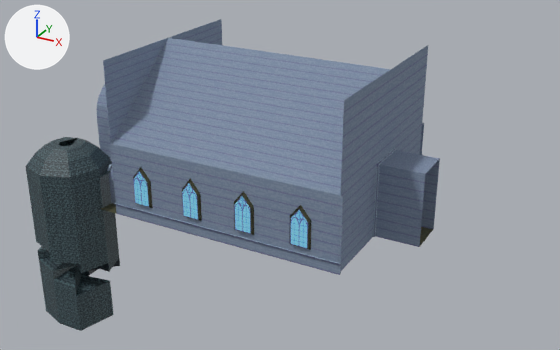
The Blender file env/ctcmb/ch/Church.blend as it was, and as the next commit left it.
Camera for both pictures: a 50 mm lens placed at (21.6, -37.8, 20.8), pointed at (1.1, -0.5, 2.1). The lights are fixed; the arrows at upper left show +X, +Y and +Z.

The scene before the commit, as lines of its bpy script (objects in view):
```python
ob_arch_001 = bpy.data.objects.new('Arch.001', me_cube_006)
ob_arch_001.location = (7.5, 0.0, 0.0)
ob_church = bpy.data.objects.new('Church', me_plane)
ob_church.location = (0.0, 0.0, 0.0)
ob_cube = bpy.data.objects.new('Cube', me_cube_007)
ob_cube.location = (0.0, 0.0, 0.0)
ob_doorway = bpy.data.objects.new('Doorway', me_plane_002)
ob_doorway.location = (0.0, 0.0, 0.0)
ob_stairs = bpy.data.objects.new('Stairs', me_cylinder_001)
ob_stairs.location = (-10.7, -5.8, 0.0)
ob_stairs.rotation_euler = (0.0, 0.0, 1.571)  # degrees (0, 0, 90)
ob_stairs.scale = (4.8, 4.8, 4.8)
ob_window = bpy.data.objects.new('window', me_plane_003)
ob_window.location = (5.3, -6.03, 2.23)
# also in view: 'Top' at (-10.7, -5.8, 1.9)
```
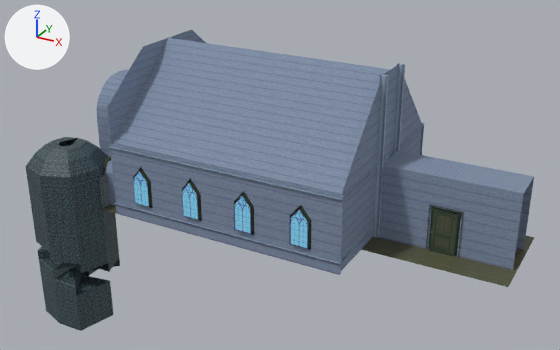
Boxes [x1, y1, x2, y2] around the edits, measured in the pictures (560 x 350 px; the box of a moved part takes in the faces that stretch with it):
'Church', reshaped (28% wider): before [97, 19, 440, 275]; after [97, 30, 535, 287]
'window', reshaped: [133, 167, 312, 250] in both
'EnterArch', now drawn (blue): after [373, 63, 405, 238]
'Doors', added (black): after [426, 205, 463, 257]
    faces in mat_res___env_ctcmb_mat_wood_ch_door_material (picture img_door_png): [429, 209, 459, 256]
    faces in mat_res___env_ctcmb_mat_wood_ch_trim_green_material (picture img_wood_frame_png): [426, 205, 463, 257]
'WallTrim.001', now drawn (blue): after [109, 123, 423, 200]
'Doorway', reshaped: before [107, 164, 140, 204]; after [103, 157, 116, 206]
'Arch.001', no longer drawn: before [373, 148, 396, 237]
part 1 of me_plane, added (blue): after [379, 151, 534, 270]
part 2 of me_plane, moved or reshaped: before [375, 150, 440, 247]; after [361, 151, 535, 287]
part 3 of me_plane, deleted (blue): before [341, 45, 428, 196]
part 4 of me_plane, deleted (blue): before [103, 19, 222, 107]
part 5 of me_plane_002, moved or reshaped: before [107, 164, 113, 180]; after [103, 157, 113, 174]

What changed in the scene script:
```text
Add img_door_png:
    img_door_png = load_image('door.png', '../mat/wood/door.png', 21, 37, 'sRGB')
Add mat_res___env_ctcmb_mat_wood_ch_door_material:
    mat_res___env_ctcmb_mat_wood_ch_door_material = principled_material('res://env/ctcmb/mat/wood/ch_door.material')
    mat_res___env_ctcmb_mat_wood_ch_door_material.texture = img_door_png
Change me_plane:
    used by ob_church; location = (0.0, 0.0, 0.0)
    remove me_plane.from_pydata(...)  # 173 vertices, 113 faces, 1 loose edge; spans x -11.1..10.2, y 0.0..6.0, z 0.0..9.4
    add me_plane.from_pydata(...)  # 191 vertices, 125 faces, 1 loose edge; spans x -11.1..15.5, y 0.0..6.0, z 0.0..9.4
    me_plane part 1: a new loose piece of 17 vertices spanning x 7.7..15.3, y 0.0..1.2, z 0.0..4.4, in mat_res___env_ctcmb_mat_wood_ch_walls_material (picture img_walls_png)
    me_plane part 2: 4 vertices removed from x 7.5..10.2, y 0.0..1.2, z 0.0..4.4; 7 vertices added at x 7.5..15.5, y 0.0..3.0, z 0.0..3.8
    me_plane part 3: 1 vertex removed from x 7.5, y 6.0, z 9.4
    me_plane part 4: 1 vertex removed from x -7.0, y 6.0, z 9.4
Change me_plane_002:
    where me_plane_002.from_pydata(...)  # 60 vertices, 45 faces; spans x -8.6..-6.9, y 3.4..5.1, z 0.0..2.3
    used by ob_doorway; location = (0.0, 0.0, 0.0)
    me_plane_002 part 5: all 20 vertices in x -8.6..-6.9, y 4.57..5.1, z 1.6..2.3 are moved by (0.0, 0.2, 0.5)
Add me_plane_004:
    me_plane_004.from_pydata(...)  # 24 vertices, 18 faces; spans x -0.1..0.1, y -0.95..0.85, z -1.6..1.1
    # faces by material slot: [17, 1]
    me_plane_004.materials.append(mat_res___env_ctcmb_mat_wood_ch_trim_green_material)  # picture img_wall_trim_png
    me_plane_004.materials.append(mat_res___env_ctcmb_mat_wood_ch_door_material)  # picture img_door_png
Add ob_doors:
    ob_doors = bpy.data.objects.new('Doors', me_plane_004)
    ob_doors.location = (11.45, 1.2, 1.6)
    ob_doors.rotation_euler = (0.0, 0.0, 1.571)  # degrees (0, 0, 90)
    _m = ob_doors.modifiers.new('Mirror', 'MIRROR')
    _m.use_axis = (False, True, False)
    _m.mirror_object = ob_church
```
